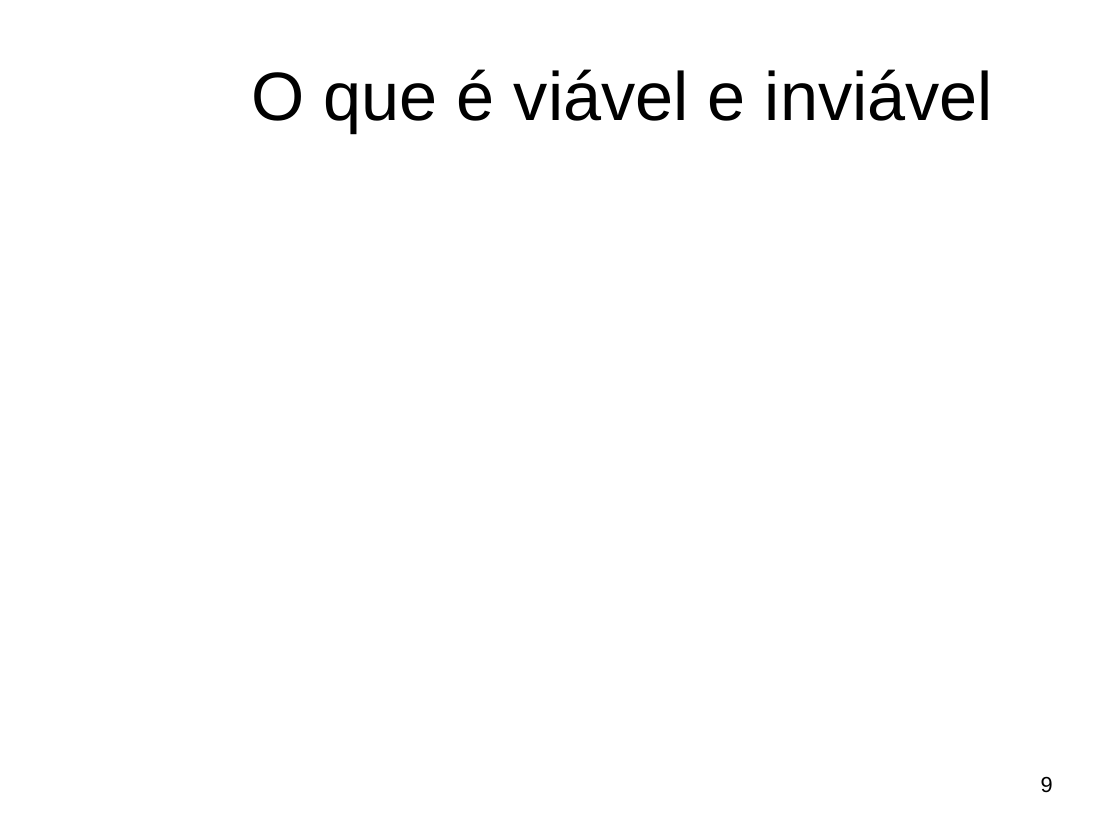
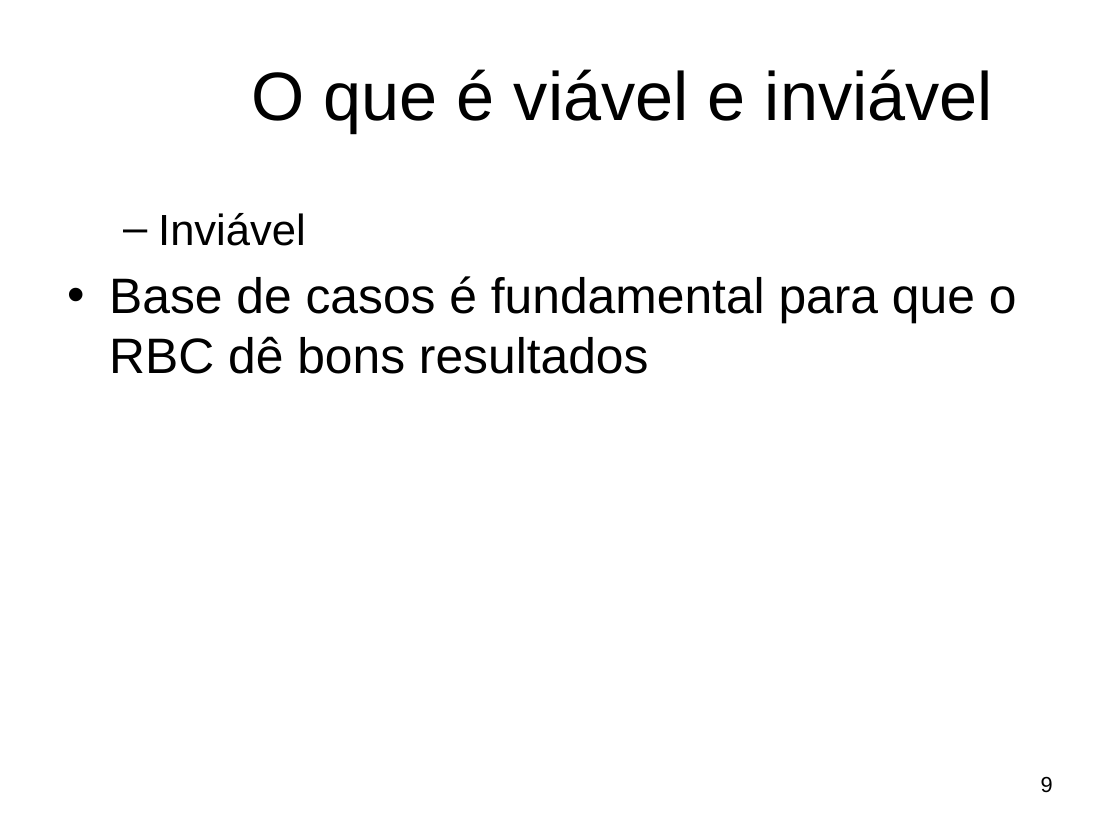
Before and after one commit to leticiawoelfer/algoritmo-genetico-IA, a slide deck: slide 9 of Seminário/Rascunho Douglas/Apresentação Raciocinio Baseado em Casos.pptx. Drawn at 1120x840 pixels with LibreOffice and Linux fonts; fonts in the diff are those of the drawing; background and template pictures are left out. Boxes give left, top, right and bottom in pixels: in the first picture for what was removed or moved away, otherwise in the second. Text is boxed around its words. In the diff, an @@ line names an element or a change of style, - is before the commit and + after.

```diff
--- a/Seminário/Rascunho Douglas/Apresentação Raciocinio Baseado em Casos.pptx
+++ b/Seminário/Rascunho Douglas/Apresentação Raciocinio Baseado em Casos.pptx
@@ text added at (109,213,1017,374), 32 pt, text #000000 @@
+  – Inviável
+• Base de casos é fundamental para que o RBC dê bons resultados
```
Also in this commit, not shown: 2 slides added, 1 slide removed, 1 other file.
